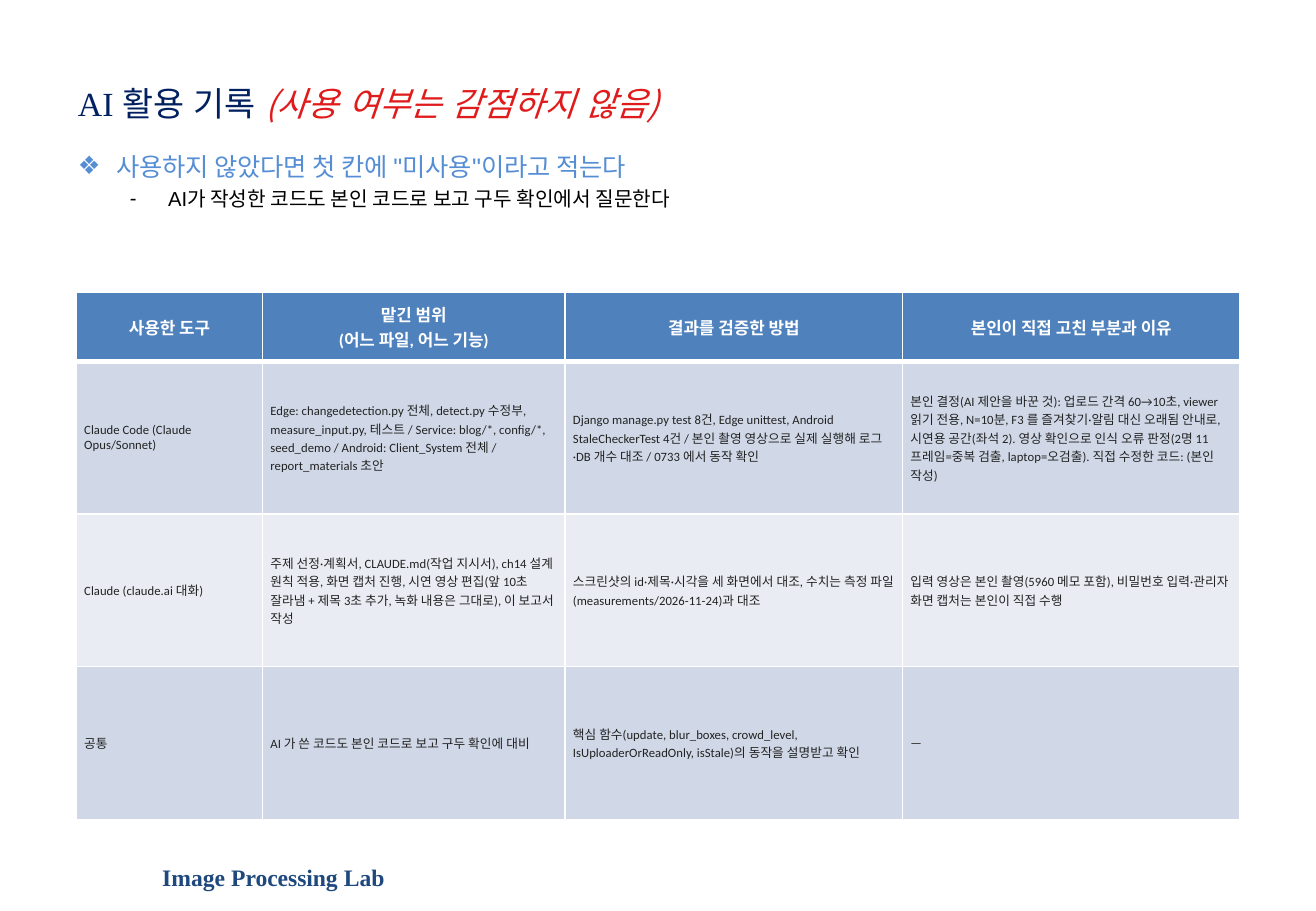
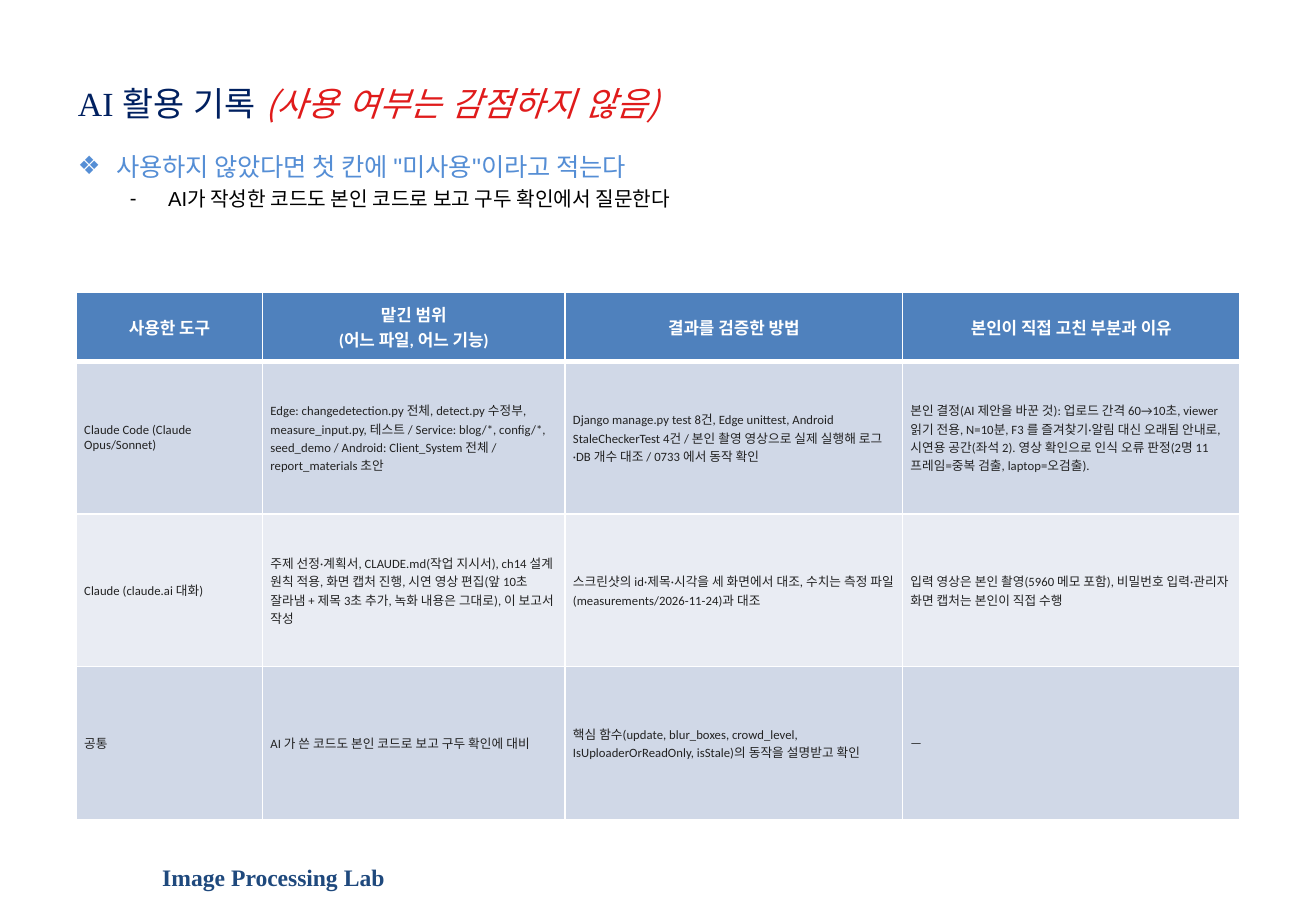
Before and after one commit to 0733-Y/mobile-web-finalterm, a slide deck: slide 24 of FinalTerm 보고서.pptx. Drawn at 1316x911 pixels with LibreOffice and Linux fonts; fonts in the diff are those of the drawing; background and template pictures are left out. Boxes give left, top, right and bottom in pixels: in the first picture for what was removed or moved away, otherwise in the second. Text is boxed around its words. In the diff, an @@ line names an element or a change of style, - is before the commit and + after.

```diff
--- a/FinalTerm 보고서.pptx
+++ b/FinalTerm 보고서.pptx
@@ table at [77, 293, 1241, 820] @@
-row 2, column 4: 본인 결정(AI 제안을 바꾼 것): 업로드 간격 60→10초, viewer 읽기 전용, N=10분, F3 를 즐겨찾기·알림 대신 오래됨 안내로, 시연용 공간(좌석 2). 영상 확인으로 인식 오류 판정(2명 11프레임=중복 검출, laptop=오검출). 직접 수정한 코드: (본인 작성)
+row 2, column 4: 본인 결정(AI 제안을 바꾼 것): 업로드 간격 60→10초, viewer 읽기 전용, N=10분, F3 를 즐겨찾기·알림 대신 오래됨 안내로, 시연용 공간(좌석 2). 영상 확인으로 인식 오류 판정(2명 11프레임=중복 검출, laptop=오검출).
```
Also in this commit, not shown: 3 other slides changed.
